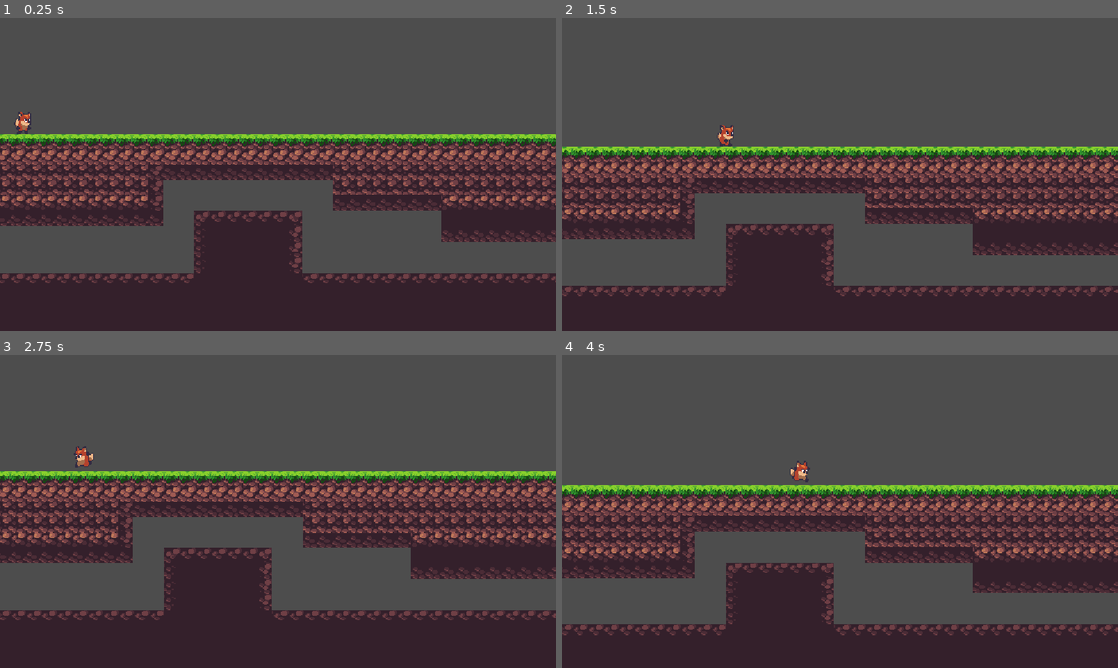
Above: before the commit, frames 1-4 (two rows, left to right).
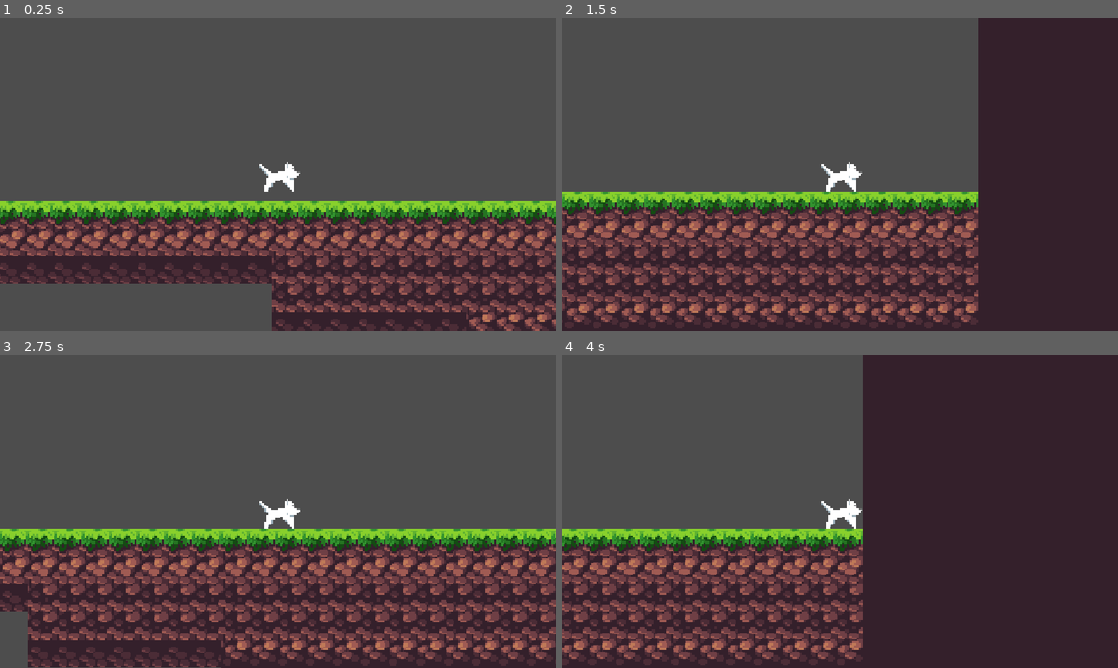
Above: after the commit, the same moments.

Repository: garlikethefish/jjam-2026
Game: Godot game, scene res://levels/TESTMyVeryOwnScene.tscn
Same seed, same stepped clock (60 frames per second), same inputs: the game is played once before the commit and once after it. Before the commit the project starts from res://levels/gar_testing_ground.tscn.
Inputs:
- Up to frame 1 (0.25 s): no input
- Up to frame 2 (1.5 s): tap Enter (ui_accept) at 0.5, 0.77 s; hold Shift (sprint) 0.53-1.28 s; hold D (right) from 0.53 s (still down); tap Shift (sprint) at 1.35 s
- Up to frame 3 (2.75 s): tap Enter (ui_accept) at 1.52 s; release D (right) at 2.03 s; hold A (left) from 2.03 s (still down); hold Shift (sprint) from 2.03 s (still down)
- Up to frame 4 (4 s): release A (left) at 2.78 s; release Shift (sprint) at 2.78 s; hold D (right) from 2.78 s (still down); tap Shift (sprint) at 2.85 s; tap Enter (ui_accept) at 3.02, 3.77 s; hold Shift (sprint) from 3.53 s (still down)

The runs differ from the first frame. In frame 1, 50% of the frame differs, in the area x 0-100%, y 30-100%; in frame 2, 50%; in frame 3, 46%; in frame 4, 55%, in the area x 0-100%, y 0-98%.

Commit message:
my stuff

Diff:
--- a/levels/TESTMyVeryOwnScene.tscn
+++ b/levels/TESTMyVeryOwnScene.tscn
@@ -2,16 +2,15 @@
 
 [ext_resource type="Script" uid="uid://dgc77hfheolrw" path="res://levels/dog.gd" id="1_17l7i"]
 [ext_resource type="Texture2D" uid="uid://pxpfk5e5w8ju" path="res://levels/dog.png" id="1_bno3v"]
+[ext_resource type="PackedScene" uid="uid://fo56f5ka8dqy" path="res://objects/tilemaps.tscn" id="3_cqtac"]
 
 [sub_resource type="RectangleShape2D" id="RectangleShape2D_g4v7s"]
 size = Vector2(24, 17)
 
-[sub_resource type="RectangleShape2D" id="RectangleShape2D_yf5fn"]
-size = Vector2(177, 20)
-
 [node name="TestMyVeryOwnScene" type="Node2D" unique_id=1223715661]
 
 [node name="CharacterBody2D" type="CharacterBody2D" parent="." unique_id=1207084966]
+position = Vector2(371.22, 260)
 script = ExtResource("1_17l7i")
 
 [node name="CollisionShape2D" type="CollisionShape2D" parent="CharacterBody2D" unique_id=1863643635]
@@ -24,14 +23,4 @@
 [node name="Camera2D" type="Camera2D" parent="CharacterBody2D" unique_id=525419951]
 zoom = Vector2(3.58, 3.58)
 
-[node name="StaticBody2D" type="StaticBody2D" parent="." unique_id=574597039]
-position = Vector2(2, 26)
-
-[node name="CollisionShape2D" type="CollisionShape2D" parent="StaticBody2D" unique_id=62808638]
-position = Vector2(1.5, 0)
-shape = SubResource("RectangleShape2D_yf5fn")
-
-[node name="Dog" type="Sprite2D" parent="StaticBody2D" unique_id=346408037]
-position = Vector2(-47, -3)
-scale = Vector2(6.8750005, 1)
-texture = ExtResource("1_bno3v")
+[node name="Tilemaps" parent="." unique_id=1644692488 instance=ExtResource("3_cqtac")]
--- a/levels/dog.gd
+++ b/levels/dog.gd
@@ -16,7 +16,7 @@
 
 	# Get the input direction and handle the movement/deceleration.
 	# As good practice, you should replace UI actions with custom gameplay actions.
-	var direction := Input.get_axis("ui_left", "ui_right")
+	var direction := Input.get_axis("left", "right")
 	if direction:
 		velocity.x = direction * SPEED
 	else:
--- a/project.godot
+++ b/project.godot
@@ -11,7 +11,7 @@
 [application]
 
 config/name="jjam2026"
-run/main_scene="uid://cgy0imkaqtp4k"
+run/main_scene="uid://d151u4dxbjdpe"
 config/features=PackedStringArray("4.7", "GL Compatibility")
 config/icon="res://icon.svg"
 
